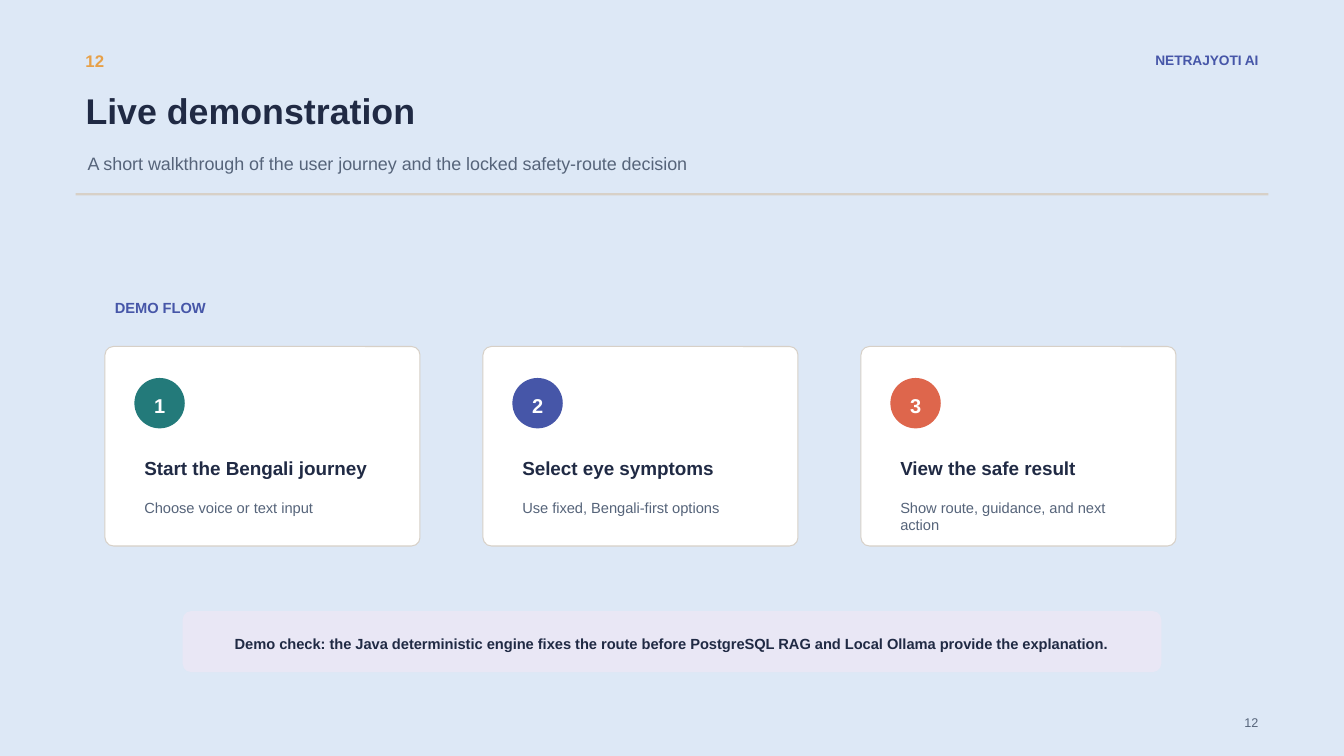
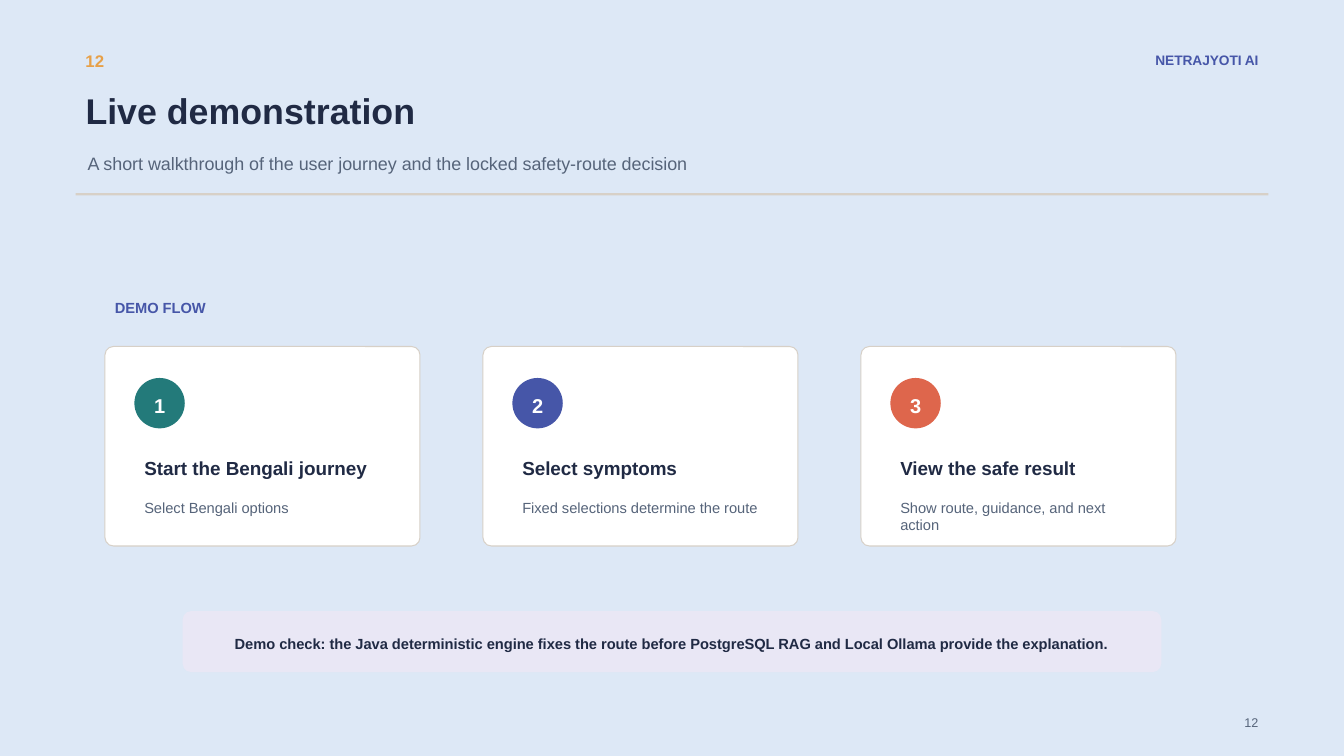
Before and after one commit to rahulkarcj/netrajyoti-ai-mvp, a slide deck: slide 12 of docs/presentation/NetraJyoti_AI_Capstone_Demo_Deck.pptx. Drawn at 1344x756 pixels with LibreOffice and Linux fonts; fonts in the diff are those of the drawing. Boxes give left, top, right and bottom in pixels: in the first picture for what was removed or moved away, otherwise in the second. Text is boxed around its words. In the diff, an @@ line names an element or a change of style, - is before the commit and + after.

```diff
--- a/docs/presentation/NetraJyoti_AI_Capstone_Demo_Deck.pptx
+++ b/docs/presentation/NetraJyoti_AI_Capstone_Demo_Deck.pptx
@@ text at bbox=[522, 461, 677, 479]: text changed @@
-Select eye symptoms
+Select symptoms
@@ text at bbox=[144, 502, 289, 516]: text changed @@
-Choose voice or text input
+Select Bengali options
@@ text at bbox=[522, 502, 757, 513]: text changed @@
-Use fixed, Bengali-first options
+Fixed selections determine the route
```
Also in this commit, not shown: 4 other slides changed, 1 other file.
